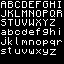
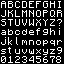
Layers edited between the first and the second (64, 64) image:
painted on "100 camadas #1" over (1, 19, 62, 63)
